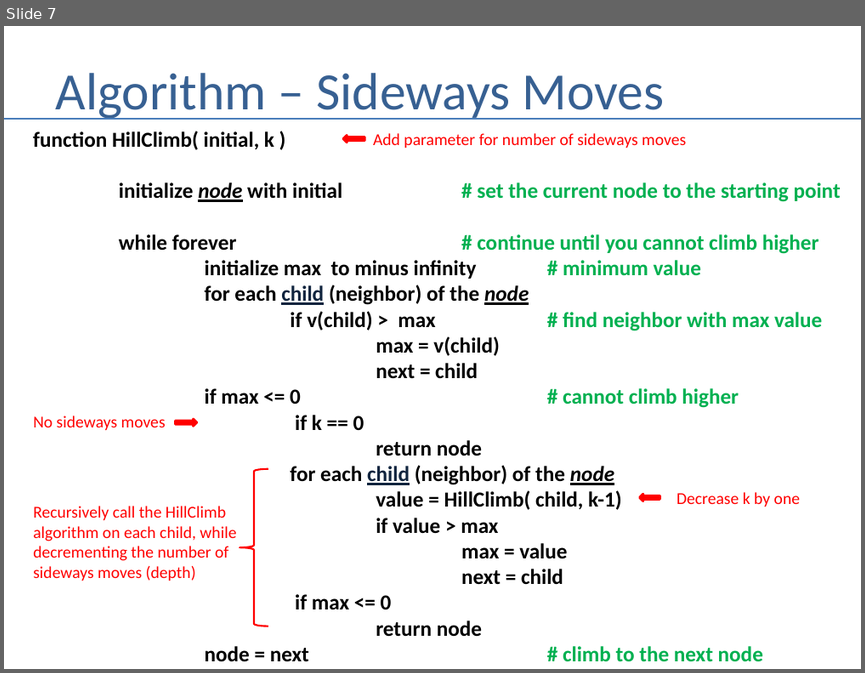
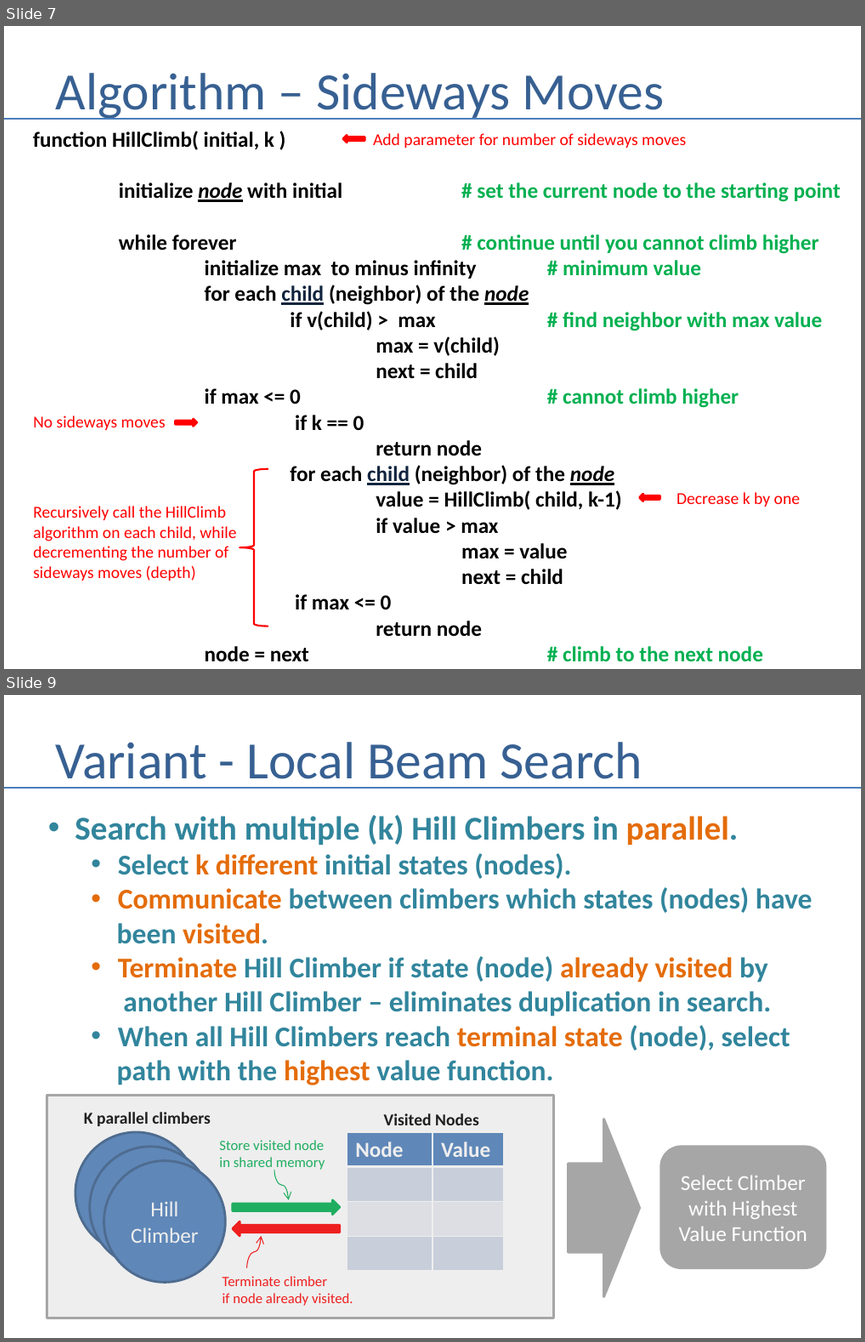
Before and after one commit to andrewferlitsch/Portland-Data-Science-Group, a slide deck: Presentations/AI - Hill Climbing.pptx. Shown one above the other, each under a label of ours: slide 7 before the commit, slides 7 and 9 after it; the slides between them are not shown. The pictures are 865x673 and 865x1342 pixels, drawn with LibreOffice and Linux fonts; fonts in the diff are those of the drawing. Boxes give left, top, right and bottom in pixels: in the first picture for what was removed or moved away, otherwise in the second. Text is boxed around its words. In the diff, an @@ line names an element or a change of style, - is before the commit and + after.

Commit message:
add local beam search to hill climb

```diff
--- a/Presentations/AI - Hill Climbing.pptx
+++ b/Presentations/AI - Hill Climbing.pptx
@@ slide 9 added at box(4, 695, 861, 1338), background #FFFFFF @@
@@ title added at box(55, 742, 642, 789), 44 pt, text #376092 @@
+Variant - Local Beam Search
@@ line added from (4, 788) to (861, 788), #4B7EBC 1.5 pt @@
@@ text added at box(75, 815, 812, 1085), 24 pt, text #31859C, bold @@
+• Search with multiple (k) Hill Climbers in parallel.
+  • Select k different initial states (nodes).
+  • Communicate between climbers which states (nodes) have
+  been visited.
+  • Terminate Hill Climber if state (node) already visited by
+  another Hill Climber – eliminates duplication in search.
+  • When all Hill Climbers reach terminal state (node), select
+  path with the highest value function.
@@ rectangle added at box(46, 1095, 554, 1318), fill #A6A6A6 at 19% opacity, outline #A6A6A6 2 pt @@
@@ text added at box(84, 1111, 211, 1126), 14 pt, text #000000, bold @@
+K parallel climbers
@@ text added at box(384, 1113, 479, 1125), 14 pt, text #000000, bold @@
+Visited Nodes
@@ right arrow added at box(568, 1119, 639, 1297), fill #A6A6A6, outline #A6A6A6 2 pt @@
@@ ellipse added at box(75, 1132, 197, 1253), fill #4F81BD, outline #3A5F8C 2 pt, 18 pt, text #FFFFFF @@
+Hill
+Climber
@@ ellipse added at box(90, 1146, 211, 1268), fill #4F81BD, outline #3A5F8C 2 pt, 18 pt, text #FFFFFF @@
+Hill
+Climber
@@ text added at box(219, 1140, 324, 1169), 12 pt, text #00B050 @@
+Store visited node
+in shared memory
@@ table added at box(347, 1132, 504, 1270), 4 rows, 2 columns @@
+Node | Value
+ | 
+ | 
+ | 
@@ rounded rectangle added at box(661, 1146, 826, 1268), fill #A6A6A6, outline #A6A6A6 2 pt, 18 pt, text #FFFFFF @@
+Select Climber with Highest Value Function
@@ ellipse added at box(104, 1160, 226, 1281), fill #4F81BD, outline #3A5F8C 2 pt, 18 pt, text #FFFFFF @@
+Hill
+Climber
@@ curved arrow added from (274, 1169) to (289, 1200), #00B050 0.75 pt @@
@@ right arrow added at box(233, 1200, 340, 1214), fill #00B050, outline #00B050 2 pt @@
@@ right arrow added at box(233, 1221, 340, 1236), fill #FF0000, outline #FF0000 2 pt @@
@@ curved arrow added from (246, 1267) to (261, 1236), #FF0000 0.75 pt @@
@@ text added at box(222, 1276, 353, 1305), 12 pt, text #FF0000 @@
+Terminate climber
+if node already visited.
```
Also in this commit, not shown: 1 slide changed.
